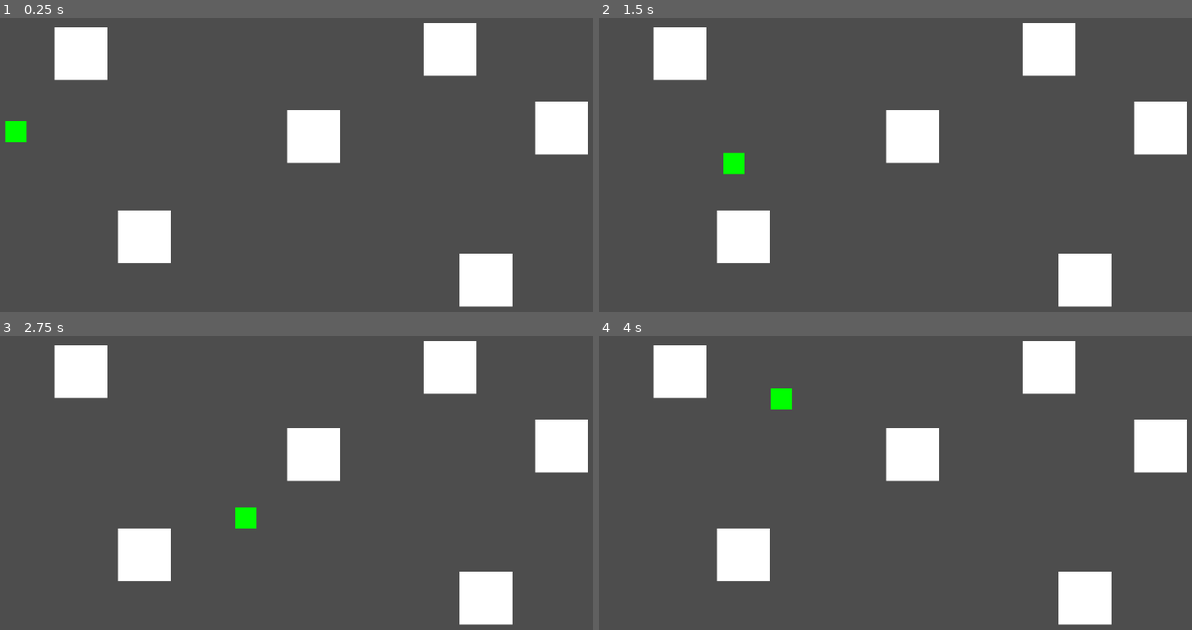
Above: before the commit, frames 1-4 (two rows, left to right).
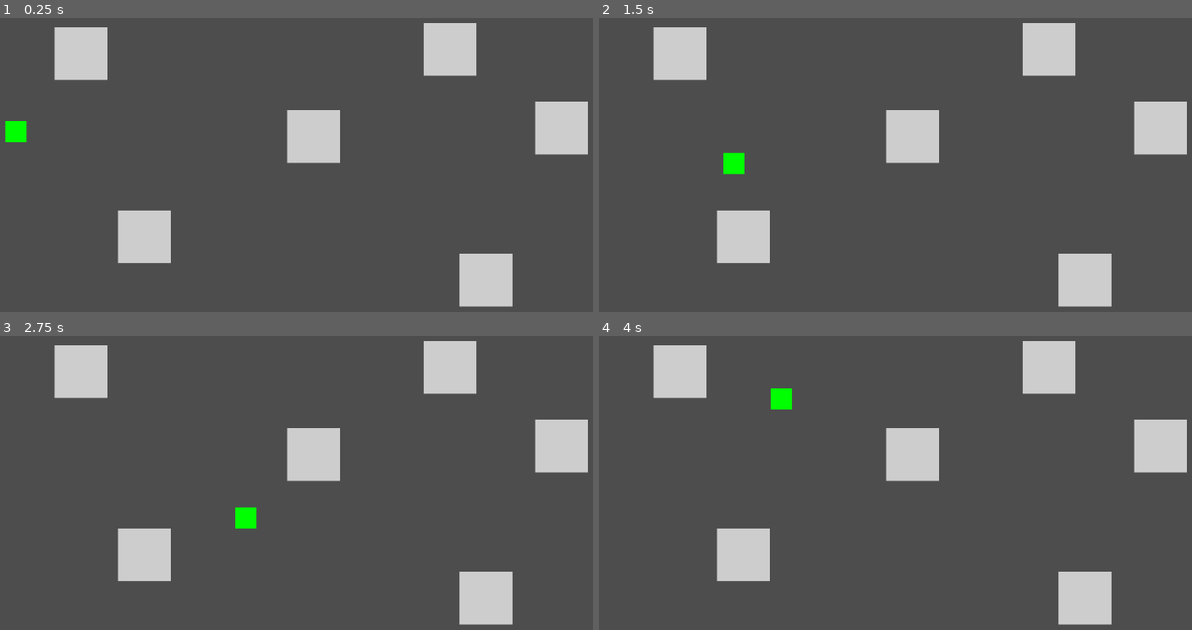
Above: after the commit, the same moments.

Repository: Toxe/godot-state-machines
Game: Godot game, scene res://scenes/world.tscn
Two runs of this game, one before a commit and one after it. Both use one fixed random seed, a clock stepped at 60 frames per second and the inputs below.
Inputs:
- Up to frame 1 (0.25 s): no input
- Up to frame 2 (1.5 s): tap Enter at 0.5 s; hold Right (ui_right) 0.53-1.28 s; hold Down (ui_down) from 1.28 s (still down)
- Up to frame 3 (2.75 s): tap Space at 2 s; release Down (ui_down) at 2.03 s; hold Right (ui_right) from 2.03 s (still down)
- Up to frame 4 (4 s): release Right (ui_right) at 2.78 s; hold Up (ui_up) 2.78-3.53 s; hold Left (ui_left) from 3.53 s (still down)

The runs differ from the first frame. In frame 1, 9.6% of the frame differs, in the area x 9-100%, y 1-99%; in frame 2, 9.6%; in frame 3, 9.6%; in frame 4, 9.6%.

Commit message:
Change wall color

Diff:
--- a/scenes/wall.tscn
+++ b/scenes/wall.tscn
@@ -21,3 +21,4 @@
 offset_bottom = 50.0
 grow_horizontal = 2
 grow_vertical = 2
+color = Color(0.803922, 0.803922, 0.803922, 1)
